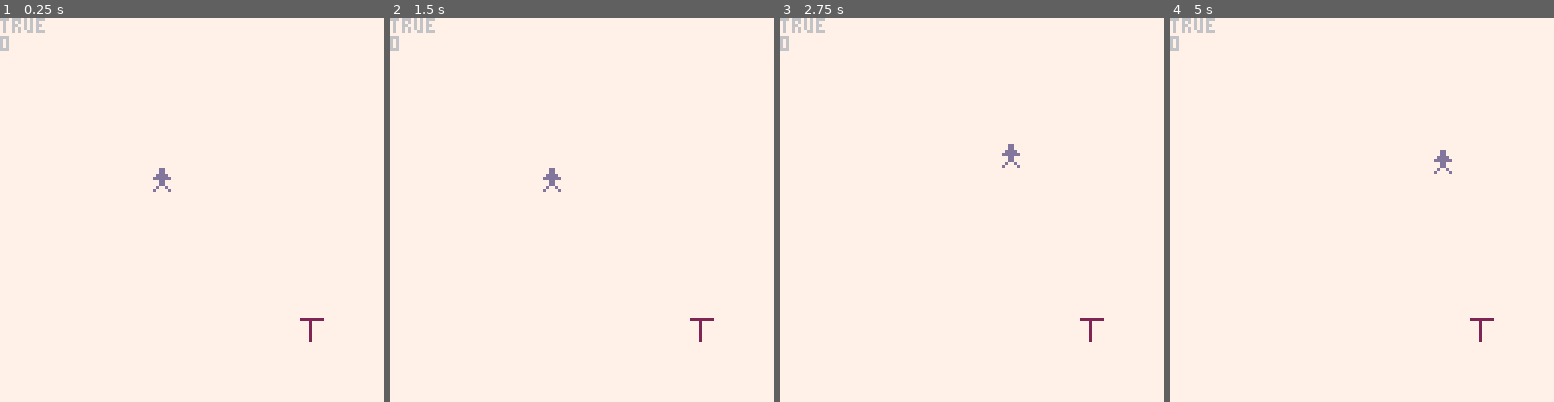
Above: before the commit, frames 1-4 (left to right).
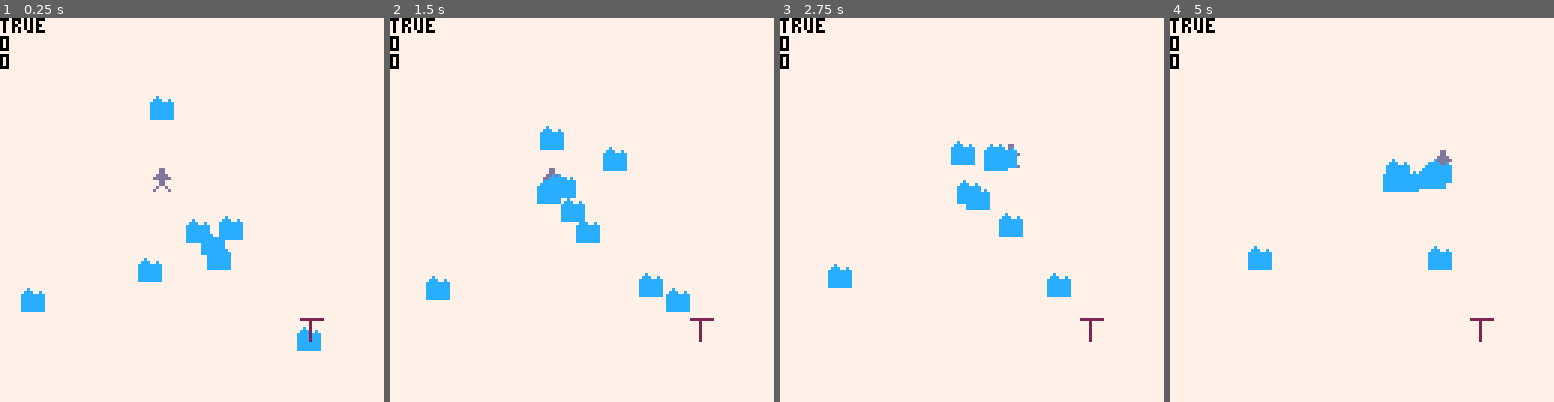
Above: after the commit, the same moments.

Repository: wsasaki01/icebreaker
Game: PICO-8 cartridge p1/icebreaker-p1.p8
Same seed, same stepped clock (60 frames per second), same inputs: the game is played once before the commit and once after it.
Inputs:
- Up to frame 1 (0.25 s): no input
- Up to frame 2 (1.5 s): tap X (X key) at 0.33, 1.07 s
- Up to frame 3 (2.75 s): hold Right 1.6-2.1 s; tap X (X key) at 1.85 s; hold Up 2.15-2.42 s; hold Right from 2.47 s (still down)
- Up to frame 4 (5 s): tap X (X key) at 2.97, 4.08 s; release Right at 3.03 s; hold Left 3.08-3.58 s; hold Down 3.63-3.97 s; hold Right 4.02-4.68 s; hold Up from 4.73 s (still down)

The runs differ from the first frame. In frame 1, 2.8% of the frame differs, in the area x 0-84%, y 0-87%; in frame 2, 3.2%, in the area x 0-79%, y 0-77%; in frame 3, 2.7%; in frame 4, 2.2%.

Commit message:
Score for kills

Diff:
--- a/p1/main.lua
+++ b/p1/main.lua
@@ -3,8 +3,9 @@
         s = 1,
         x = 50, xw = 8,
         y = 50, yw = 8,
+        score = 0,
 
-        cooldown = 150,
+        cooldown = 90,
         charge = true
     }
 
@@ -30,6 +31,8 @@
     attacks = {}
     enemies = {}
     enemy_mt = {}
+
+    enemy_limit = 10
 end
 
 function _update()
@@ -56,12 +59,13 @@
         a:decay()
     end
 
-    if #enemies < 0 then
-        gen_enemy()
+    if #enemies < enemy_limit then
+        create_enemy()
     end
 
     for e in all(enemies) do
         e:move()
+        e:die()
     end
 
     h:check()
@@ -82,14 +86,17 @@
 
     h:draw()
 
-    print(p.charge)
-    print(#attacks)
+    log({
+        p.charge,
+        #attacks,
+        p.score
+    })
 end
 
-function gen_enemy()
-    local enemy = {
-        x = flr(rnd(128)),
-        y = flr(rnd(128)),
+function create_enemy()
+    add(enemies, {
+        x = flr(rnd(128)), xw = 8,
+        y = flr(rnd(128)), yw = 8,
         speed = rnd(1)*0.8,
 
         move = function(self)
@@ -100,9 +107,17 @@
 
         draw = function(self)
             spr(2, self.x, self.y)
+        end,
+
+        die = function(self)
+            for a in all(attacks) do
+                if collide(self.x, self.y, self.yw, self.xw, a.x, a.y, a.xw, a.yw) then
+                    p.score+=1
+                    del(enemies, self)
+                end
+            end
         end
-    }
-    add(enemies, enemy)
+    })
 end
 
 function collide(x1, y1, w1, h1, x2, y2, w2, h2)
@@ -112,10 +127,8 @@
 
 function create_attack()
     return {
-        x = p.x,
-        xw = 10,
-        y = p.y,
-        yw = 10,
+        x = p.x, xw = 10,
+        y = p.y, yw = 10,
         timer = 30,
 
         follow = function(self)
@@ -135,3 +148,9 @@
         end
     }
 end
+
+function log(args)
+    for i in all(args) do
+        print(i, 0)
+    end
+end
